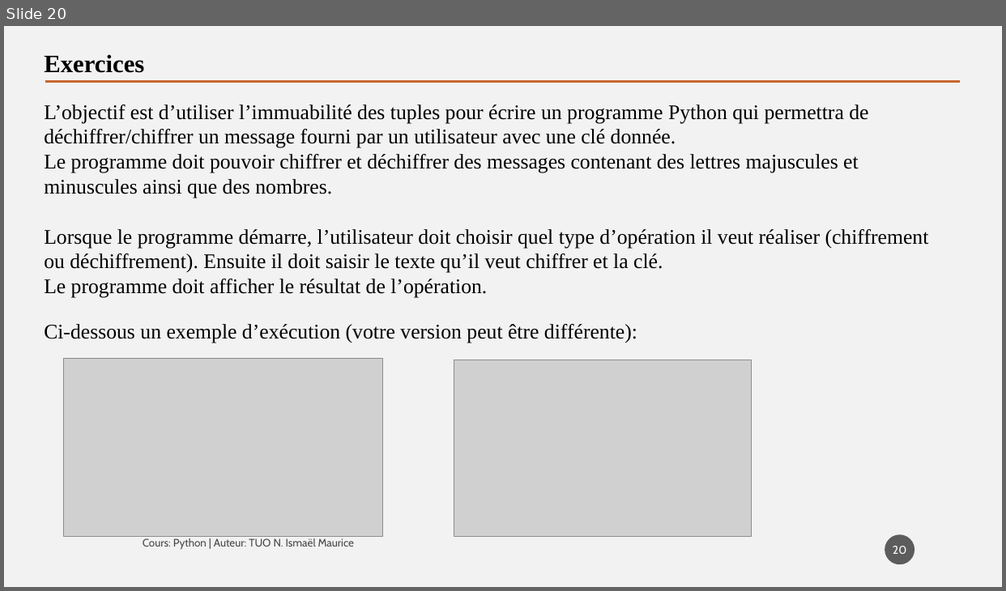
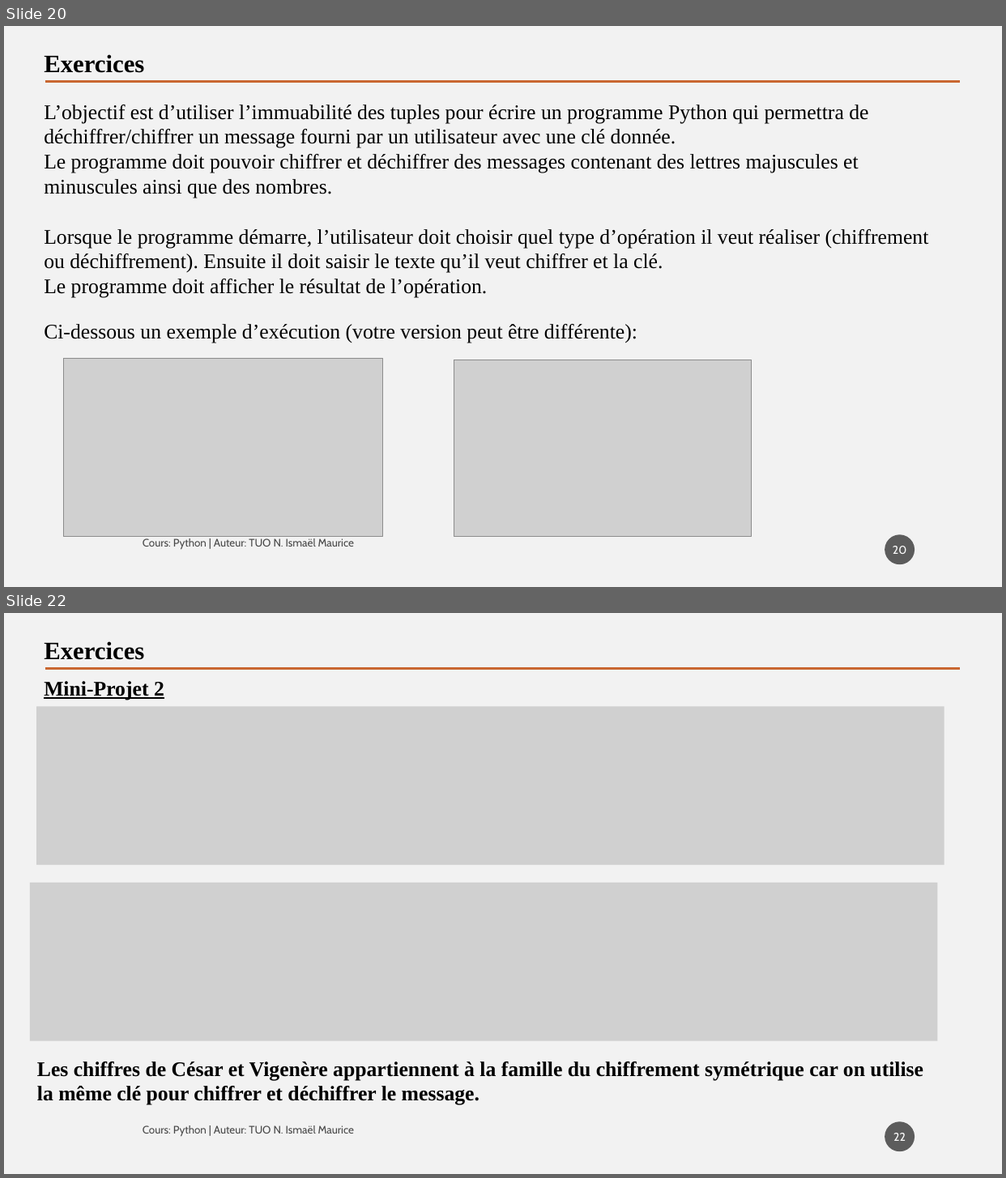
Before and after one commit to tisma95/cours-python, a slide deck: source/Chapitre 10 - Les tuples.pptx. Shown one above the other, each under a label of ours: slide 20 before the commit, slides 20 and 22 after it; the slides between them are not shown. The pictures are 1006x591 and 1006x1178 pixels, drawn with LibreOffice and Linux fonts; fonts in the diff are those of the drawing; grey boxes stand for pictures. Boxes give left, top, right and bottom in pixels: in the first picture for what was removed or moved away, otherwise in the second. Text is boxed around its words. In the diff, an @@ line names an element or a change of style, - is before the commit and + after.

Commit message:
Feat(mini-projet): Chiffre de Vigenère dans les listes et tuples

```diff
--- a/source/Chapitre 10 - Les tuples.pptx
+++ b/source/Chapitre 10 - Les tuples.pptx
@@ slide 22 added at [4, 613, 1002, 1174], background #F2F2F2 @@
@@ text added at [44, 641, 144, 660], 24 pt, text #000000, bold @@
+Exercices
@@ text added at [44, 681, 164, 700], 20 pt, text #000000, bold, underline @@
+Mini-Projet 2
@@ line added from (45, 668) to (960, 668), #C96731 2.5 pt @@
@@ picture added at [36, 707, 944, 865] @@
@@ picture added at [29, 883, 938, 1041] @@
@@ text added at [37, 1062, 923, 1105], 20 pt, text #000000, bold @@
+Les chiffres de César et Vigenère appartiennent à la famille du chiffrement symétrique car on utilise la même clé pour chiffrer et déchiffrer le message.
@@ page number added at [885, 1122, 915, 1152], fill #1D1D1D at 70% opacity, 11 pt, text #FFFFFF @@
+22
@@ text added at [143, 1126, 354, 1137], 10.5 pt, text #000000 at 70% opacity @@
+Cours: Python | Auteur: TUO N. Ismaël Maurice
```
Also in this commit, not shown: 2 other slides added, 3 other files.
